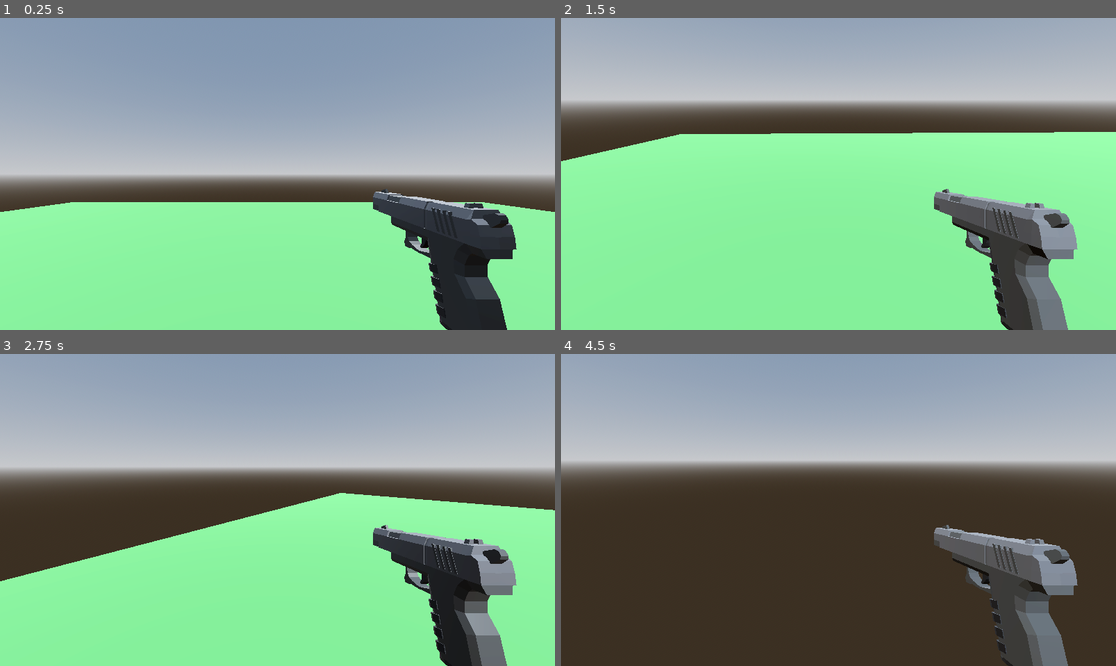
Above: before the commit, frames 1-4 (two rows, left to right).
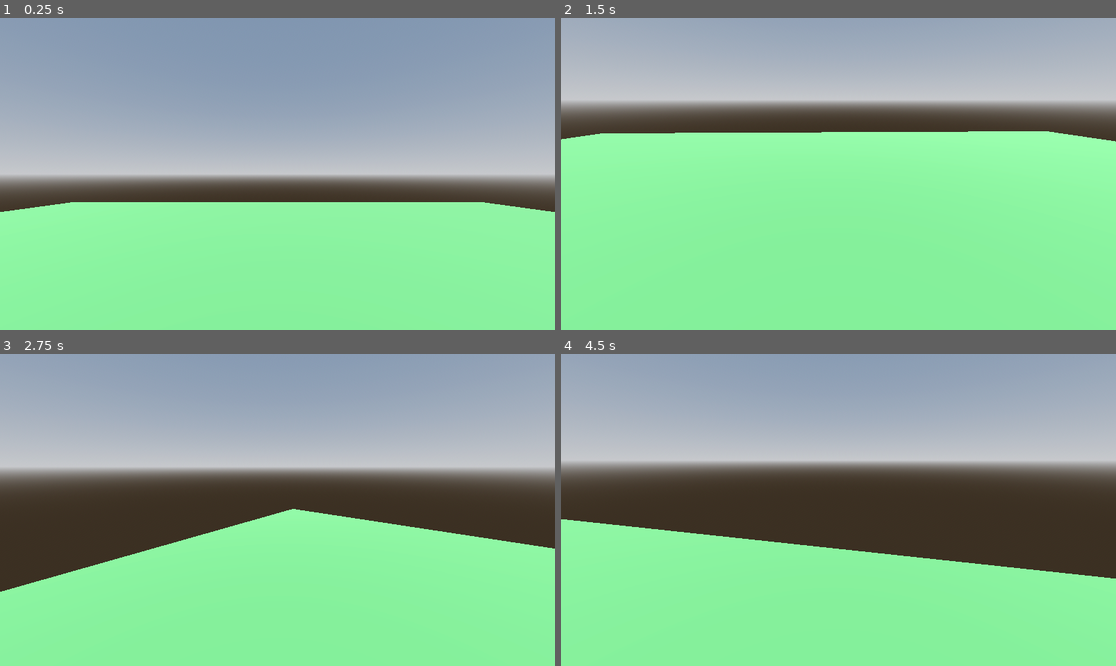
Above: after the commit, the same moments.

Repository: JunH0128/ShooterGame
Game: Godot game, scene res://Game.tscn
The game is run twice, just before and just after one commit, with the same random seed, the same clock (stepped at 60 frames per second) and the same inputs.
Inputs (mouse positions are in pixels of both pictures, inside the frame that each line leads up to):
- Up to frame 1 (0.25 s): no input
- Up to frame 2 (1.5 s): tap Enter (ui_accept) at 0.5, 0.77 s; move the mouse to (960, 158) at 0.52 s; press the mouse at (960, 158) at 0.53 s; hold D (right) 0.53-1.28 s; move the mouse to (810, 174) at 1.27 s; release the mouse at (810, 174) at 1.28 s; hold W (up) from 1.28 s (still down); click (810, 174) at 1.35 s
- Up to frame 3 (2.75 s): keep holding W (up); tap Enter (ui_accept) at 1.52 s; move the mouse to (288, 503) at 2.02 s; press the mouse at (288, 503) at 2.03 s
- Up to frame 4 (4.5 s): keep holding W (up); move the mouse to (832, 516) at 2.77 s; release the mouse at (832, 516) at 2.78 s; click (832, 516) at 2.85 s; tap Enter (ui_accept) at 3.02, 3.77 s; move the mouse to (877, 513) at 3.52 s; press the mouse at (877, 513) at 3.53 s; move the mouse to (794, 506) at 4.27 s; release the mouse at (794, 506) at 4.28 s; click (794, 506) at 4.35 s

The runs differ from the first frame. In frame 1, 6.3% of the frame differs, in the area x 67-94%, y 54-100%; in frame 2, 7.7%; in frame 3, 12%; in frame 4, 40%, in the area x 0-100%, y 53-100%.
Error after the commit: Attempt to call function 'is_playing' in base 'null instance' on a null instance. (res://Movement.gd:34)

Commit message:
New animation
adding more animation on the guns

Diff:
--- a/shooter-game/Player.tscn
+++ b/shooter-game/Player.tscn
@@ -1,7 +1,9 @@
-[gd_scene load_steps=6 format=3 uid="uid://dipi6emcgss2g"]
+[gd_scene load_steps=16 format=3 uid="uid://dipi6emcgss2g"]
 
 [ext_resource type="Script" uid="uid://bqotppxhs45jt" path="res://Movement.gd" id="1_kpjcp"]
 [ext_resource type="PackedScene" uid="uid://x0f2or8soflm" path="res://Pistol.tscn" id="2_kne1u"]
+[ext_resource type="PackedScene" uid="uid://bxixe6nplqyaq" path="res://Assault Rifle.glb" id="3_e80uo"]
+[ext_resource type="PackedScene" uid="uid://ds57c5rhe02yk" path="res://Shotgun.glb" id="4_cxr5p"]
 
 [sub_resource type="CapsuleMesh" id="CapsuleMesh_iel74"]
 
@@ -10,6 +12,295 @@
 
 [sub_resource type="ConvexPolygonShape3D" id="ConvexPolygonShape3D_5qyrq"]
 points = PackedVector3Array(-0.125207, -0.532801, -0.480507, 0.0227831, 0.47607, 0.498884, 0.169713, 0.559144, 0.464172 …(924 unchanged characters)…
+
+[sub_resource type="Animation" id="Animation_tdg3f"]
+resource_name = "Pistol Activate"
+length = 0.5
+tracks/0/type = "value"
+tracks/0/imported = false
+tracks/0/enabled = true
+tracks/0/path = NodePath("pistol:position")
+tracks/0/interp = 1
+tracks/0/loop_wrap = true
+tracks/0/keys = {
+"times": PackedFloat32Array(0, 0.5),
+"transitions": PackedFloat32Array(1, 1),
+"update": 0,
+"values": [Vector3(0, -2.0322, 0.673079), Vector3(0.658175, -0.377085, -0.688546)]
+}
+tracks/1/type = "value"
+tracks/1/imported = false
+tracks/1/enabled = true
+tracks/1/path = NodePath("pistol:visible")
+tracks/1/interp = 1
+tracks/1/loop_wrap = true
+tracks/1/keys = {
+"times": PackedFloat32Array(0, 0.133333),
+"transitions": PackedFloat32Array(1, 1),
+"update": 1,
+"values": [false, true]
+}
+tracks/2/type = "value"
+tracks/2/imported = false
+tracks/2/enabled = true
+tracks/2/path = NodePath("pistol:rotation")
+tracks/2/interp = 1
+tracks/2/loop_wrap = true
+tracks/2/keys = {
+"times": PackedFloat32Array(0.133333, 0.5),
+"transitions": PackedFloat32Array(1, 1),
+"update": 0,
+"values": [Vector3(0, 3.14159, 0), Vector3(0, 1.5708, 0)]
+}
+
+[sub_resource type="Animation" id="Animation_dtqjt"]
+length = 0.001
+tracks/0/type = "value"
+tracks/0/imported = false
+tracks/0/enabled = true
+tracks/0/path = NodePath("pistol:position")
+tracks/0/interp = 1
+tracks/0/loop_wrap = true
+tracks/0/keys = {
+"times": PackedFloat32Array(0),
+"transitions": PackedFloat32Array(1),
+"update": 0,
+"values": [Vector3(0, -2.0322, 0.673079)]
+}
+tracks/1/type = "value"
+tracks/1/imported = false
+tracks/1/enabled = true
+tracks/1/path = NodePath("pistol:visible")
+tracks/1/interp = 1
+tracks/1/loop_wrap = true
+tracks/1/keys = {
+"times": PackedFloat32Array(0),
+"transitions": PackedFloat32Array(1),
+"update": 1,
+"values": [false]
+}
+tracks/2/type = "value"
+tracks/2/imported = false
+tracks/2/enabled = true
+tracks/2/path = NodePath("pistol:rotation")
+tracks/2/interp = 1
+tracks/2/loop_wrap = true
+tracks/2/keys = {
+"times": PackedFloat32Array(0),
+"transitions": PackedFloat32Array(1),
+"update": 0,
+"values": [Vector3(0, 1.5708, 0)]
+}
+tracks/3/type = "value"
+tracks/3/imported = false
+tracks/3/enabled = true
+tracks/3/path = NodePath("Assault Rifle:position")
+tracks/3/interp = 1
+tracks/3/loop_wrap = true
+tracks/3/keys = {
+"times": PackedFloat32Array(0),
+"transitions": PackedFloat32Array(1),
+"update": 0,
+"values": [Vector3(0, -2.0322, 0.673079)]
+}
+tracks/4/type = "value"
+tracks/4/imported = false
+tracks/4/enabled = true
+tracks/4/path = NodePath("Assault Rifle:rotation")
+tracks/4/interp = 1
+tracks/4/loop_wrap = true
+tracks/4/keys = {
+"times": PackedFloat32Array(0),
+"transitions": PackedFloat32Array(1),
+"update": 0,
+"values": [Vector3(0, 0, 0)]
+}
+tracks/5/type = "value"
+tracks/5/imported = false
+tracks/5/enabled = true
+tracks/5/path = NodePath("Assault Rifle:visible")
+tracks/5/interp = 1
+tracks/5/loop_wrap = true
+tracks/5/keys = {
+"times": PackedFloat32Array(0),
+"transitions": PackedFloat32Array(1),
+"update": 1,
+"values": [false]
+}
+
+[sub_resource type="Animation" id="Animation_5ncpa"]
+resource_name = "Pistol Deactivate"
+length = 0.5
+tracks/0/type = "value"
+tracks/0/imported = false
+tracks/0/enabled = true
+tracks/0/path = NodePath("pistol:position")
+tracks/0/interp = 1
+tracks/0/loop_wrap = true
+tracks/0/keys = {
+"times": PackedFloat32Array(0, 0.5),
+"transitions": PackedFloat32Array(1, 1),
+"update": 0,
+"values": [Vector3(0.658175, -0.377085, -0.688546), Vector3(-1.15368, -2.04275, 0.586652)]
+}
+tracks/1/type = "value"
+tracks/1/imported = false
+tracks/1/enabled = true
+tracks/1/path = NodePath("pistol:rotation")
+tracks/1/interp = 1
+tracks/1/loop_wrap = true
+tracks/1/keys = {
+"times": PackedFloat32Array(0, 0.5),
+"transitions": PackedFloat32Array(1, 1),
+"update": 0,
+"values": [Vector3(0, 1.5708, 0), Vector3(0, 3.14159, 0)]
+}
+tracks/2/type = "value"
+tracks/2/imported = false
+tracks/2/enabled = true
+tracks/2/path = NodePath("pistol:visible")
+tracks/2/interp = 1
+tracks/2/loop_wrap = true
+tracks/2/keys = {
+"times": PackedFloat32Array(0, 0.5),
+"transitions": PackedFloat32Array(1, 1),
+"update": 1,
+"values": [true, false]
+}
+
+[sub_resource type="Animation" id="Animation_wi0c6"]
+resource_name = "Pistol Shoot"
+length = 0.2
+tracks/0/type = "value"
+tracks/0/imported = false
+tracks/0/enabled = true
+tracks/0/path = NodePath("pistol:position")
+tracks/0/interp = 1
+tracks/0/loop_wrap = true
+tracks/0/keys = {
+"times": PackedFloat32Array(0, 0.0333333, 0.2),
+"transitions": PackedFloat32Array(1, 1, 1),
+"update": 0,
+"values": [Vector3(0.658175, -0.377085, -0.688546), Vector3(0.658, -0.377, -0.639), Vector3(0.658175, -0.377085, -0.688546)]
+}
+tracks/1/type = "value"
+tracks/1/imported = false
+tracks/1/enabled = true
+tracks/1/path = NodePath("pistol:rotation")
+tracks/1/interp = 1
+tracks/1/loop_wrap = true
+tracks/1/keys = {
+"times": PackedFloat32Array(0, 0.0333333, 0.2),
+"transitions": PackedFloat32Array(1, 1, 1),
+"update": 0,
+"values": [Vector3(0, 1.5708, 0), Vector3(0, 1.5708, 0.523599), Vector3(0, 1.5708, 0)]
+}
+
+[sub_resource type="Animation" id="Animation_hp6x6"]
+resource_name = "Pistol Reload"
+tracks/0/type = "value"
+tracks/0/imported = false
+tracks/0/enabled = true
+tracks/0/path = NodePath("pistol:position")
+tracks/0/interp = 1
+tracks/0/loop_wrap = true
+tracks/0/keys = {
+"times": PackedFloat32Array(0, 0.2, 0.4, 0.8, 1),
+"transitions": PackedFloat32Array(1, 1, 1, 1, 1),
+"update": 0,
+"values": [Vector3(0.658175, -0.377085, -0.688546), Vector3(0.1, -0.377, -0.219), Vector3(0.1, -0.377, -0.094), Vector3(0.1, -0.377, -0.219), Vector3(0.658175, -0.377085, -0.688546)]
+}
+tracks/1/type = "value"
+tracks/1/imported = false
+tracks/1/enabled = true
+tracks/1/path = NodePath("pistol:rotation")
+tracks/1/interp = 1
+tracks/1/loop_wrap = true
+tracks/1/keys = {
+"times": PackedFloat32Array(0, 0.2, 0.4, 0.8, 1),
+"transitions": PackedFloat32Array(1, 1, 1, 1, 1),
+"update": 0,
+"values": [Vector3(0, 1.5708, 0), Vector3(0.872665, 1.5708, 0), Vector3(0.872665, 1.5708, 0), Vector3(0.872665, 1.5708, 0), Vector3(0, 1.5708, 0)]
+}
+
+[sub_resource type="Animation" id="Animation_3tkgg"]
+resource_name = "Pistol OOA"
+length = 0.1
+tracks/0/type = "value"
+tracks/0/imported = false
+tracks/0/enabled = true
+tracks/0/path = NodePath("pistol:position")
+tracks/0/interp = 1
+tracks/0/loop_wrap = true
+tracks/0/keys = {
+"times": PackedFloat32Array(0, 0.0333333, 0.1),
+"transitions": PackedFloat32Array(1, 1, 1),
+"update": 0,
+"values": [Vector3(0.658175, -0.377085, -0.688546), Vector3(0.658, -0.377, -0.549), Vector3(0.658175, -0.377085, -0.688546)]
+}
+tracks/1/type = "value"
+tracks/1/imported = false
+tracks/1/enabled = true
+tracks/1/path = NodePath("pistol:rotation")
+tracks/1/interp = 1
+tracks/1/loop_wrap = true
+tracks/1/keys = {
+"times": PackedFloat32Array(0, 0.0333333, 0.1),
+"transitions": PackedFloat32Array(1, 1, 1),
+"update": 0,
+"values": [Vector3(0, 1.5708, 0), Vector3(0, 1.5708, 0), Vector3(0, 1.5708, 0)]
+}
+
+[sub_resource type="Animation" id="Animation_l6ohk"]
+resource_name = "Rifle Activate"
+length = 0.5
+tracks/0/type = "value"
+tracks/0/imported = false
+tracks/0/enabled = true
+tracks/0/path = NodePath("Assault Rifle:position")
+tracks/0/interp = 1
+tracks/0/loop_wrap = true
+tracks/0/keys = {
+"times": PackedFloat32Array(0, 0.2, 0.5),
+"transitions": PackedFloat32Array(1, 1, 1),
+"update": 0,
+"values": [Vector3(0, -2.0322, 0.673079), Vector3(0.263734, -1.35592, -0.0204188), Vector3(0.659334, -0.341495, -1.06067)]
+}
+tracks/1/type = "value"
+tracks/1/imported = false
+tracks/1/enabled = true
+tracks/1/path = NodePath("Assault Rifle:rotation")
+tracks/1/interp = 1
+tracks/1/loop_wrap = true
+tracks/1/keys = {
+"times": PackedFloat32Array(0, 0.2, 0.5),
+"transitions": PackedFloat32Array(1, 1, 1),
+"update": 0,
+"values": [Vector3(0, 0, 0), Vector3(0, 1.5708, 0), Vector3(0, 0, 0)]
+}
+tracks/2/type = "value"
+tracks/2/imported = false
+tracks/2/enabled = true
+tracks/2/path = NodePath("Assault Rifle:visible")
+tracks/2/interp = 1
+tracks/2/loop_wrap = true
+tracks/2/keys = {
+"times": PackedFloat32Array(0, 0.2),
+"transitions": PackedFloat32Array(1, 1),
+"update": 1,
+"values": [false, true]
+}
+
+[sub_resource type="AnimationLibrary" id="AnimationLibrary_oudfo"]
+_data = {
+&"Pistol Activate": SubResource("Animation_tdg3f"),
+&"Pistol Deactivate": SubResource("Animation_5ncpa"),
+&"Pistol OOA": SubResource("Animation_3tkgg"),
+&"Pistol Reload": SubResource("Animation_hp6x6"),
+&"Pistol Shoot": SubResource("Animation_wi0c6"),
+&"RESET": SubResource("Animation_dtqjt"),
+&"Rifle Activate": SubResource("Animation_l6ohk")
+}
 
 [node name="Player" type="CharacterBody3D"]
 transform = Transform3D(1, 0, 0, 0, 1, 0, 0, 0, 1, 0, 1.1, 0)
@@ -28,5 +319,22 @@
 [node name="Camera3D" type="Camera3D" parent="Neck"]
 transform = Transform3D(1, 0, 0, 0, 1, 0, 0, 0, 1, 0, 0.396521, -0.0824521)
 
-[node name="pistol" parent="Neck/Camera3D" instance=ExtResource("2_kne1u")]
-transform = Transform3D(-1.87959e-08, 0, 0.43, 0, 0.43, 0, -0.43, 0, -1.87959e-08, 0.70821, -0.40947, -0.790897)
+[node name="Weapon_Manager" type="Node3D" parent="Neck/Camera3D"]
+
+[node name="FPS_Rig" type="Node3D" parent="Neck/Camera3D/Weapon_Manager"]
+
+[node name="pistol" parent="Neck/Camera3D/Weapon_Manager/FPS_Rig" instance=ExtResource("2_kne1u")]
+transform = Transform3D(-1.74846e-08, 0, 0.4, 0, 0.4, 0, -0.4, 0, -1.74846e-08, 0, -2.0322, 0.673079)
+visible = false
+
+[node name="Assault Rifle" parent="Neck/Camera3D/Weapon_Manager/FPS_Rig" instance=ExtResource("3_e80uo")]
+transform = Transform3D(0.4, 0, 0, 0, 0.4, 0, 0, 0, 0.4, 0, -2.0322, 0.673079)
+visible = false
+
+[node name="Root Scene" parent="Neck/Camera3D/Weapon_Manager/FPS_Rig" instance=ExtResource("4_cxr5p")]
+transform = Transform3D(-1.74846e-08, 0, 0.4, 0, 0.4, 0, -0.4, 0, -1.74846e-08, 0, -2.0322, 0.673079)
+
+[node name="AnimationPlayer" type="AnimationPlayer" parent="Neck/Camera3D/Weapon_Manager/FPS_Rig"]
+libraries = {
+&"": SubResource("AnimationLibrary_oudfo")
+}
